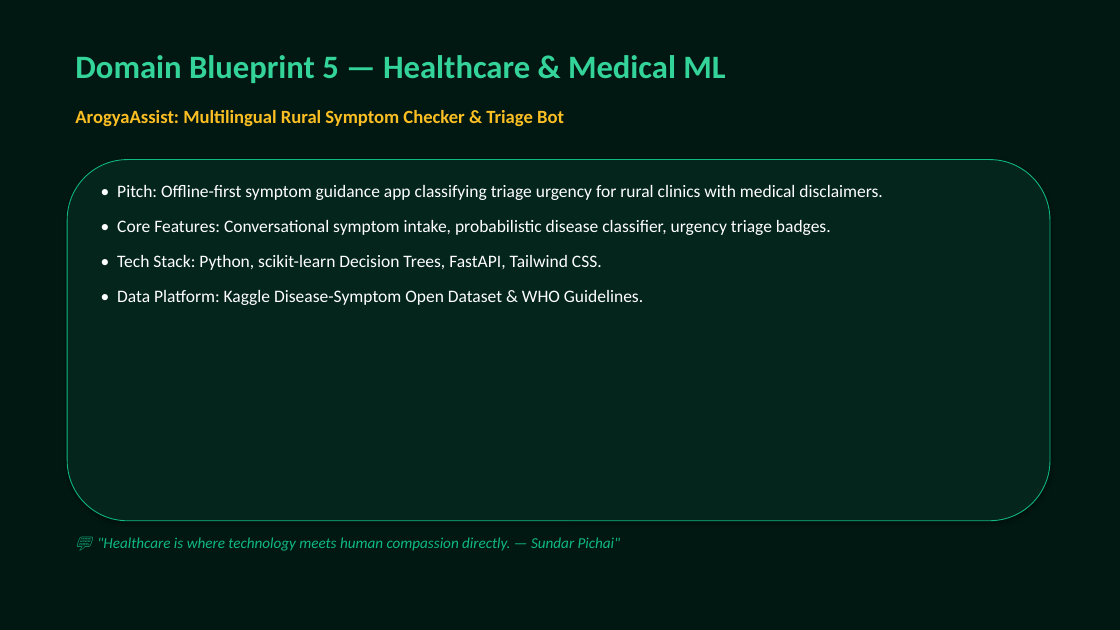
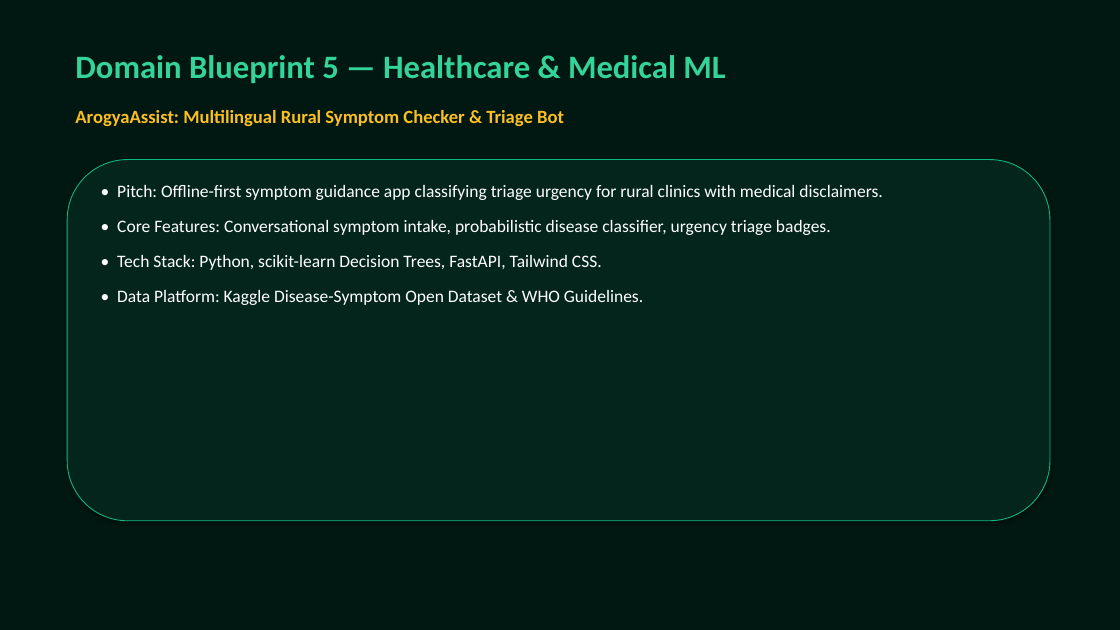
Before and after one commit to ishansharma16012007-bot/3hr-promptwars, a slide deck: slide 13 of antigravity_presentation.pptx. Drawn at 1120x630 pixels with LibreOffice and Linux fonts; fonts in the diff are those of the drawing. Boxes give left, top, right and bottom in pixels: in the first picture for what was removed or moved away, otherwise in the second. Text is boxed around its words. In the diff, an @@ line names an element or a change of style, - is before the commit and + after.

```diff
--- a/antigravity_presentation.pptx
+++ b/antigravity_presentation.pptx
@@ text removed at (97,537,621,551) @@
-💬 "Healthcare is where technology meets human compassion directly. — Sundar Pichai"
```
Also in this commit, not shown: 19 other slides changed, 3 other files.
